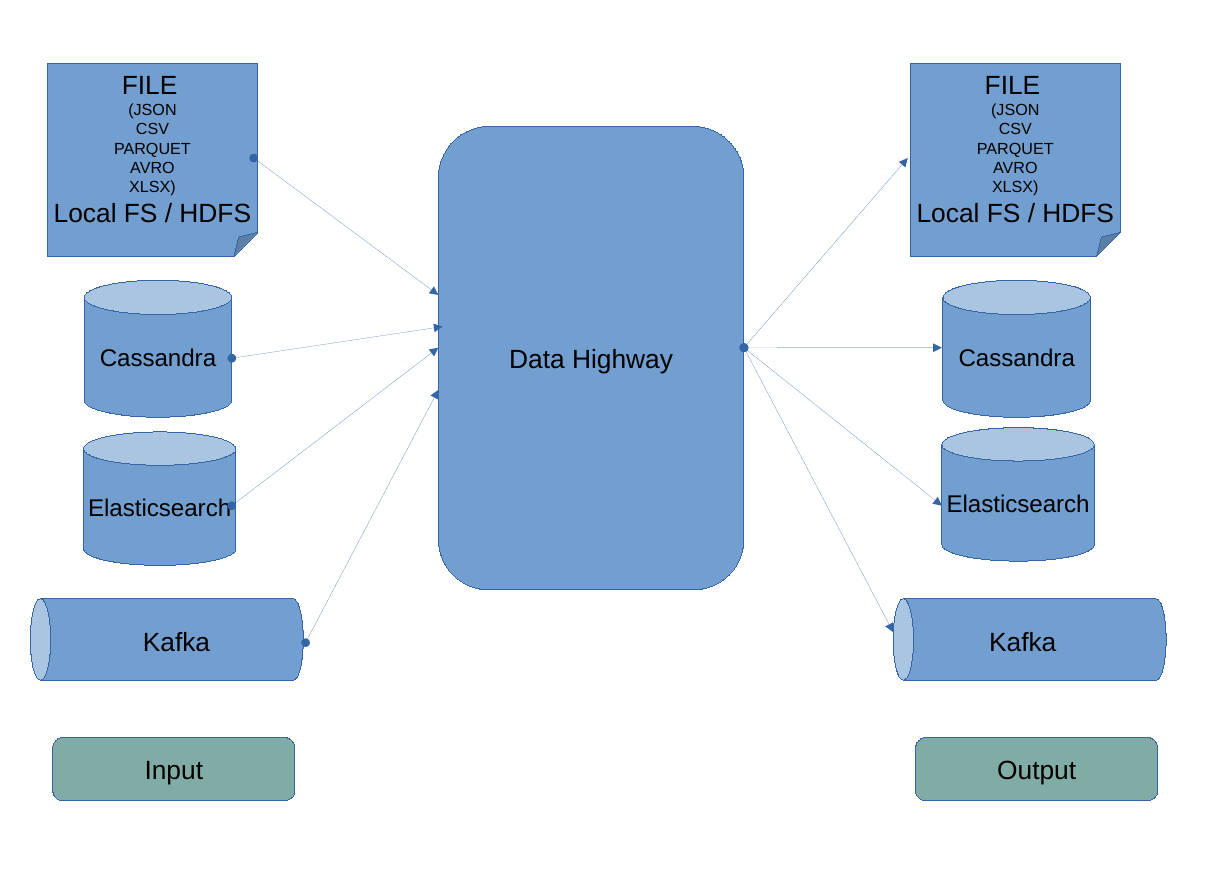
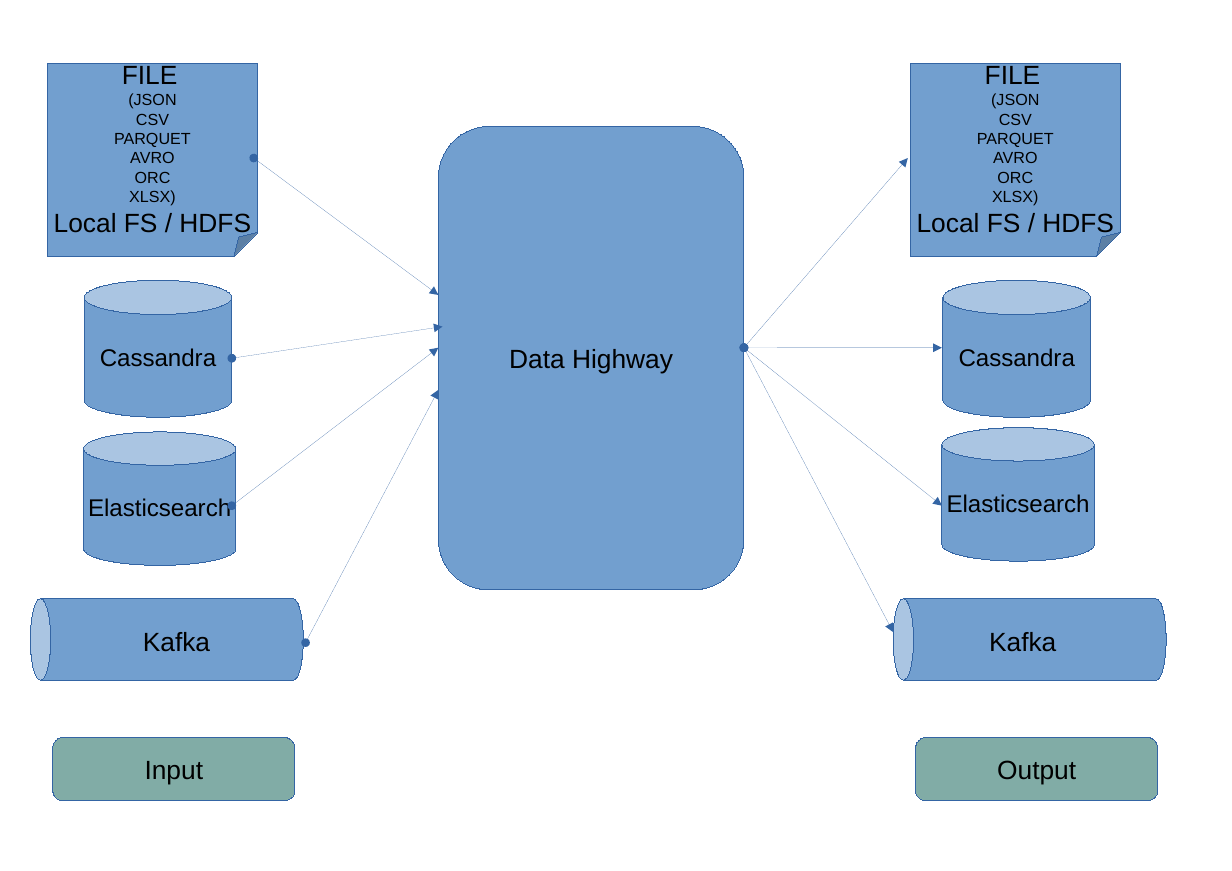
Before and after one commit to ghazi-naceur/data-highway, a slide deck: slide 1 of diagrams/schema.odp. Drawn at 1232x871 pixels with LibreOffice and Linux fonts; fonts in the diff are those of the drawing. Boxes give left, top, right and bottom in pixels: in the first picture for what was removed or moved away, otherwise in the second. Text is boxed around its words. In the diff, an @@ line names an element or a change of style, - is before the commit and + after.

```diff
--- a/diagrams/schema.odp
+++ b/diagrams/schema.odp
@@ text in folded corner at (135,171,171,183): paragraph added @@
+ORC
@@ text in folded corner at (997,171,1033,183): paragraph added @@
+ORC
```
Also in this commit, not shown: 2 other files.
